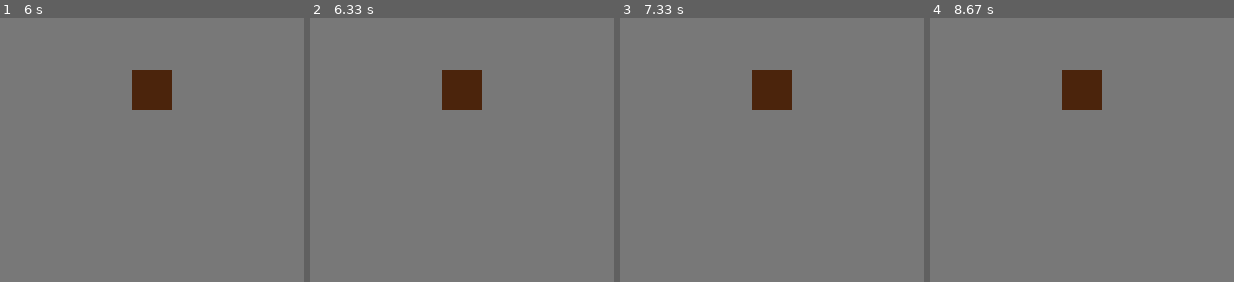
Above: before the commit, frames 1-4 (left to right).
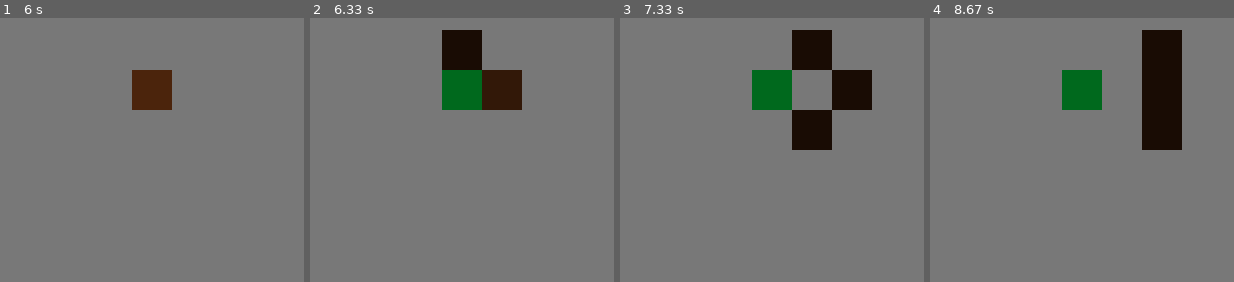
Above: after the commit, the same moments.

Repository: bobeta-c/Personal
Game: pygame game, started from beanthing.py
The game is run twice, just before and just after one commit, with the same random seed, the same clock (stepped at 60 frames per second) and the same inputs.
Inputs (mouse positions are in pixels of both pictures, inside the frame that each line leads up to):
- Up to frame 1 (6 s): click (130, 70) at 0.38 s; click (136, 120) at 0.83 s; move the mouse to (outside the picture) at 1.13 s; click (outside the picture) at 1.42 s; move the mouse to (outside the picture) at 1.83 s; click (outside the picture) at 2.18 s; move the mouse to (outside the picture) at 2.67 s; click (outside the picture) at 3.07 s; move the mouse to (94, 276) at 3.6 s; click (94, 276) at 4.05 s; move the mouse to (outside the picture) at 4.63 s; click (outside the picture) at 5.1 s; move the mouse to (outside the picture) at 5.7 s
- Up to frame 2 (6.33 s): click (outside the picture) at 6.18 s
- Up to frame 3 (7.33 s): move the mouse to (outside the picture) at 6.8 s; click (outside the picture) at 7.3 s
- Up to frame 4 (8.67 s): move the mouse to (outside the picture) at 7.93 s; click (outside the picture) at 8.43 s

Frame 1 is identical in both runs. In frame 2, 6.0% of the frame differs, in the area x 43-70%, y 4-35%; in frame 3, 8.0%, in the area x 43-83%, y 4-50%; in frame 4, 8.0%.

Commit message:
all bugs fixed (for now)

Diff:
--- a/beanthing.py
+++ b/beanthing.py
@@ -57,6 +57,8 @@
     def canReproduce(self):
         return bool(self.stomach)
     def reproduce(bean1, bean2, name = None):
+        if bean1 == bean2:
+            return 1
         if (random.random() <= bean1.fertility and random.random() <= bean2.fertility):
             if (name and name not in bean.getNames()):
                 newname = name
@@ -72,7 +74,7 @@
                     x.stomach -= x.energyReq
                 else:
                     x.stomach = 0
-            return (bean(newname, newheight, newweight, newfertility, bean1, bean2, posX = bean1.posX, posY = bean1.posY))
+            return (type(bean1)(newname, newheight, newweight, newfertility, bean1, bean2, posX = bean1.posX, posY = bean1.posY))
         return None
     def pathFind(self, field):
         pass
@@ -124,6 +126,21 @@
             return locationHouse
         else:
             return None
+class bozo_bean(bean):
+    def pathFind(self, field):
+        closestHouse = None
+        locationHouse = None
+        for x in field.plot:
+            if field.plot[x][2] > 0 and self.canReproduce():
+                dist = ((x[0]-self.getX())**2 + (x[1]-self.getY())**2)**(1/2)
+                if (closestHouse == None) or dist < closestHouse:
+                    closestHouse = dist
+                    locationHouse = x
+        if locationHouse:
+            return locationHouse
+        else:
+            return (self.getX()+ random.randint(-1,1), self.getY() + random.randint(-1,1))
+
 
 class field:
     def __init__(self, name, sizeX, sizeY):
@@ -182,7 +199,7 @@
         pygame.display.flip()
     def beanEat(self, beans):
         for x in beans:
-            if self.plot[x.getPos()][0] >= 0:
+            if self.plot[x.getPos()][0] > 0:
                 self.plot[x.getPos()][0] -= 1
                 x.eat()
     def beanReproduce(self, beans):
@@ -193,7 +210,7 @@
                     if not i.canReproduce():
                         ableToReproduce = False
                 if ableToReproduce:
-                    bean.reproduce(self.plot[x][1][0],self.plot[x][1][0])
+                    bean.reproduce(self.plot[x][1][0],self.plot[x][1][1])
         self.updateLocs(bean.aliveInstances)
 
     def beanPopulate(self, beans):
@@ -274,8 +291,8 @@
     screen.fill((0,120,255))
     screen.blit(image, (240-32,180-32))
 
-    C = hungry_bean('c', 1, 1, 1, stomach=1)
-    A = hungry_bean('a', 1, 1, 1, stomach=1)
+    C = bozo_bean('c', 1, 1, 1, stomach=1)
+    A = bozo_bean('a', 1, 1, 1, stomach=1)
     c = field('c', 20, 20)
     #c.randomPopulation(.01)
     c.controlledHouse([(10,10)])
@@ -290,8 +307,8 @@
             #c.randomPopulation(.002)
         c.display(screen)
         #print(C.getPos())
-        c.moveBean(C, C.nextSquare(c, hungry_bean.pathFind))
-        c.moveBean(A, A.nextSquare(c, hungry_bean.pathFind))
+        for individualBean in bean.aliveInstances:
+            c.moveBean(individualBean, individualBean.nextSquare(c, type(individualBean).pathFind))
         waiting = True
         while waiting:
             for event in pygame.event.get():
@@ -305,11 +322,7 @@
                     break
         c.beanEat(bean.aliveInstances)
         c.beanReproduce(bean.aliveInstances)
-        print(bean.aliveInstances)
         count += 1
-    print('Done')
-    c.display(screen)
-    print(C.getPos())
 
     running = True
     while running:
--- a/test.py
+++ b/test.py
@@ -27,5 +27,8 @@
 
 if __name__ == "__main__":
 
-    print((12,12,12)*102)
+    b = int(1)
+
+    a = type(b)(2)
+    print(type(a))
     main()
